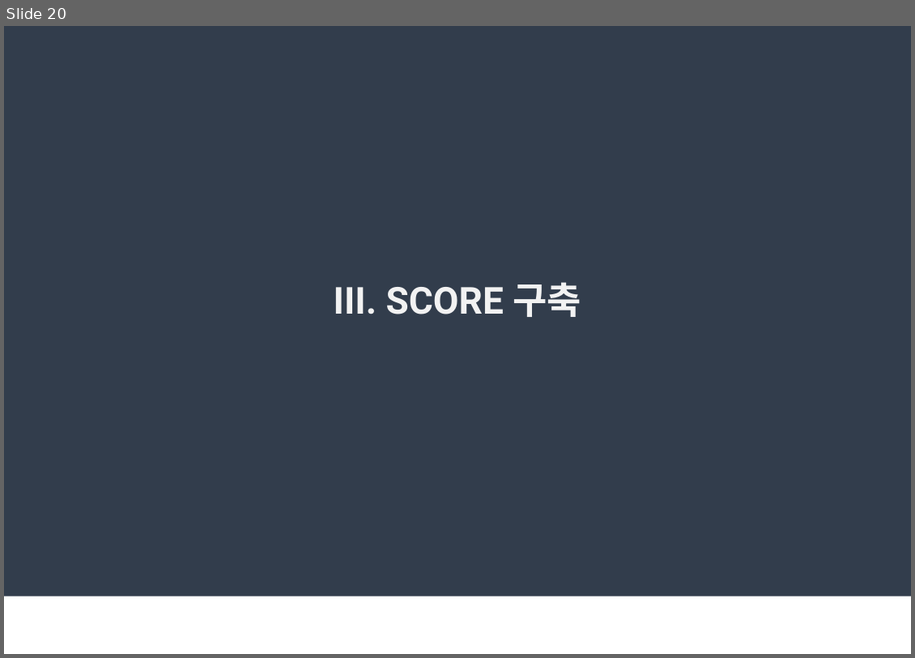
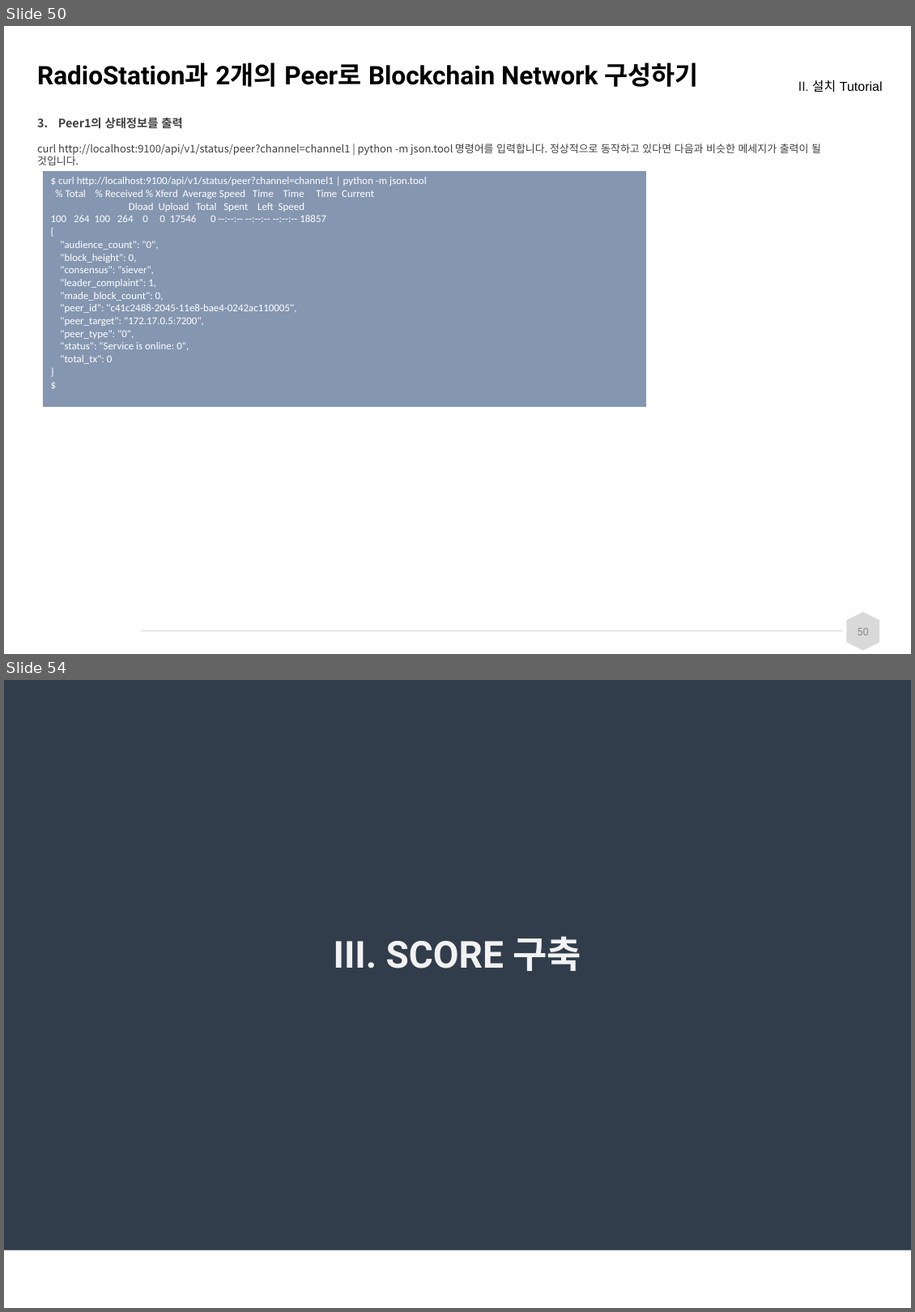
Before and after one commit to spritofwind/loopchain-docs, a slide deck: loopchain_교육_20180322_v0.1.pptx. Shown one above the other, each under a label of ours: slide 20 before the commit, slides 50 and 54 after it; the slides between them are not shown. The pictures are 915x658 and 915x1312 pixels, drawn with LibreOffice and Linux fonts; fonts in the diff are those of the drawing; background and template pictures are left out. Boxes give left, top, right and bottom in pixels: in the first picture for what was removed or moved away, otherwise in the second. Text is boxed around its words. In the diff, an @@ line names an element or a change of style, - is before the commit and + after.

```diff
--- a/loopchain_교육_20180322_v0.1.pptx
+++ b/loopchain_교육_20180322_v0.1.pptx
@@ slide 50 added at (4,26,911,654), background #FFFFFF @@
@@ title added at (37,62,698,87), 22 pt, text #000000, bold @@
+RadioStation과 2개의 Peer로 Blockchain Network 구성하기
@@ text added at (799,79,883,92), 11.1 pt, text #000000 @@
+II. 설치 Tutorial
@@ text added at (37,118,821,165), 9 pt, text #404040 @@
+3. Peer1의 상태정보를 출력
+curl http://localhost:9100/api/v1/status/peer?channel=channel1 | python -m json.tool 명령어를 입력합니다. 정상적으로 동작하고 있다면 다음과 비슷한 메세지가 출력이 될 것입니다.
@@ table added at (43,171,647,405), 1 rows, 1 columns @@
+$ curl http://localhost:9100/api/v1/status/peer?channel=channel1 | python -m json.tool / % Total % Received % Xferd Average Speed Time Time Time Current / Dload Upload Total Spent Left Speed / 100 264 100 264 0 0 17546 0 --:--:-- --:--:-- --:--:-- 18857 / { / "audience_count": "0", / "block_height": 0, / "consensus": "siever", / "leader_complaint": 1, / "made_block_count": 0, / "peer_id": "c41c2488-2045-11e8-bae4-0242ac110005", / "peer_target": "172.17.0.5:7200", / "peer_type": "0", / "status": "Service is online: 0", / "total_tx": 0 / } / $
@@ line added from (142, 632) to (843, 632), #D9D9D9 0.5 pt @@
@@ hexagon added at (846,612,880,651), fill #D9D9D9 @@
@@ page number added at (857,628,869,635), 9 pt, text #8C8C8C @@
+50
@@ what was slide 20 is now slide 54 @@
```
Also in this commit, not shown: 12 slides changed, 55 other slides added, 7 other files.
